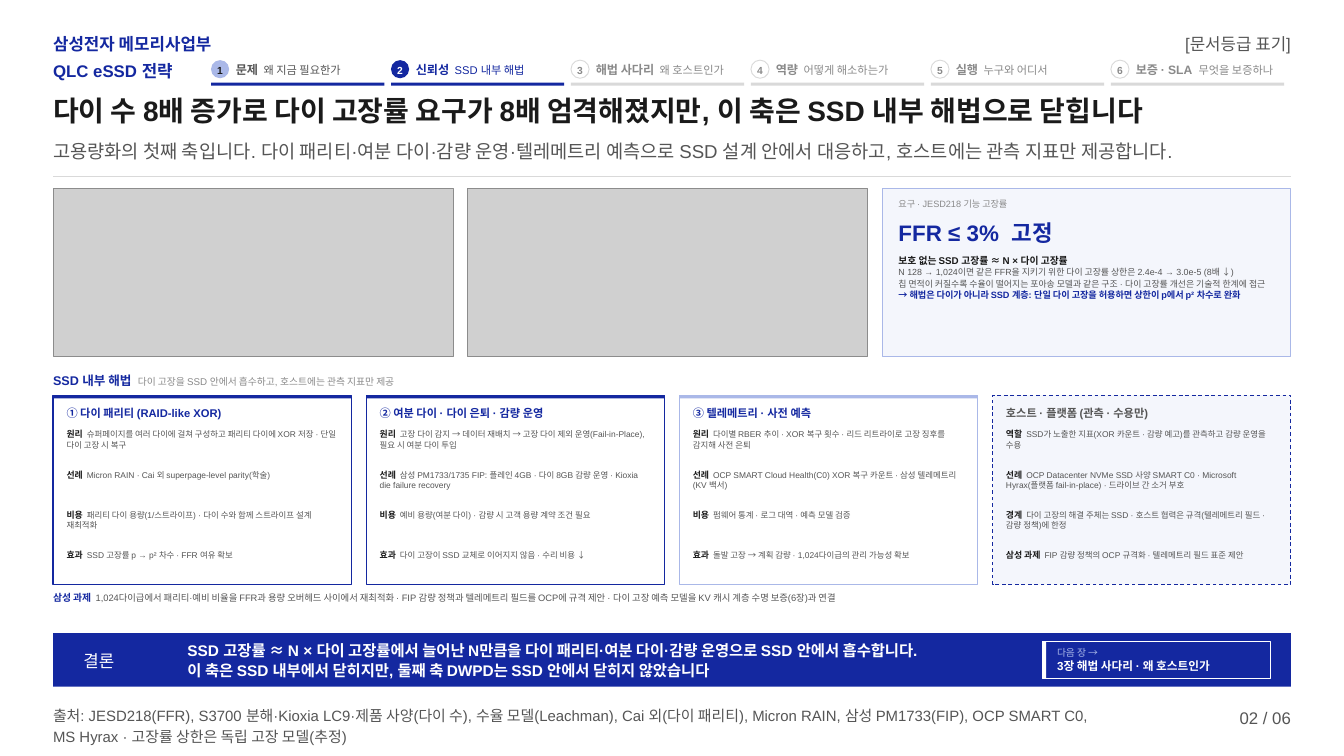
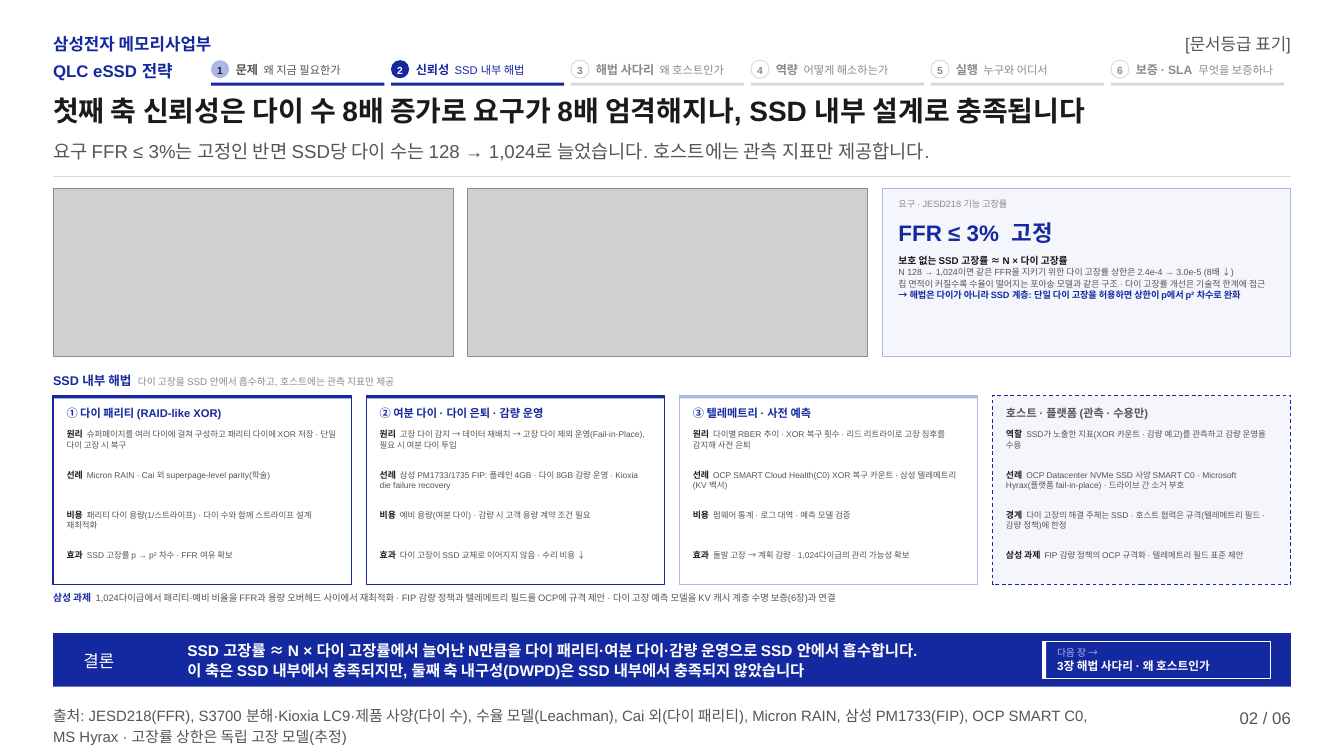
Before and after one commit to k31001/action-learning, a slide deck: slide 2 of outputs/presentation/qlc-ssd-strategy.pptx. Drawn at 1344x756 pixels with LibreOffice and Linux fonts; fonts in the diff are those of the drawing; grey boxes stand for pictures. Boxes give left, top, right and bottom in pixels: in the first picture for what was removed or moved away, otherwise in the second. Text is boxed around its words. In the diff, an @@ line names an element or a change of style, - is before the commit and + after.

```diff
--- a/outputs/presentation/qlc-ssd-strategy.pptx
+++ b/outputs/presentation/qlc-ssd-strategy.pptx
@@ text at [53, 97, 1085, 126]: text changed @@
-다이 수 8배 증가로 다이 고장률 요구가 8배 엄격해졌지만, 이 축은 SSD 내부 해법으로 닫힙니다
+첫째 축 신뢰성은 다이 수 8배 증가로 요구가 8배 엄격해지나, SSD 내부 설계로 충족됩니다
@@ text at [53, 142, 929, 161]: text changed @@
-고용량화의 첫째 축입니다. 다이 패리티·여분 다이·감량 운영·텔레메트리 예측으로 SSD 설계 안에서 대응하고, 호스트에는 관측 지표만 제공합니다.
+요구 FFR ≤ 3%는 고정인 반면 SSD당 다이 수는 128 → 1,024로 늘었습니다. 호스트에는 관측 지표만 제공합니다.
@@ text at [187, 661, 805, 681]: text changed @@
-이 축은 SSD 내부에서 닫히지만, 둘째 축 DWPD는 SSD 안에서 닫히지 않았습니다
+이 축은 SSD 내부에서 충족되지만, 둘째 축 내구성(DWPD)은 SSD 내부에서 충족되지 않았습니다
```
Also in this commit, not shown: 5 other slides changed, 12 other files.
